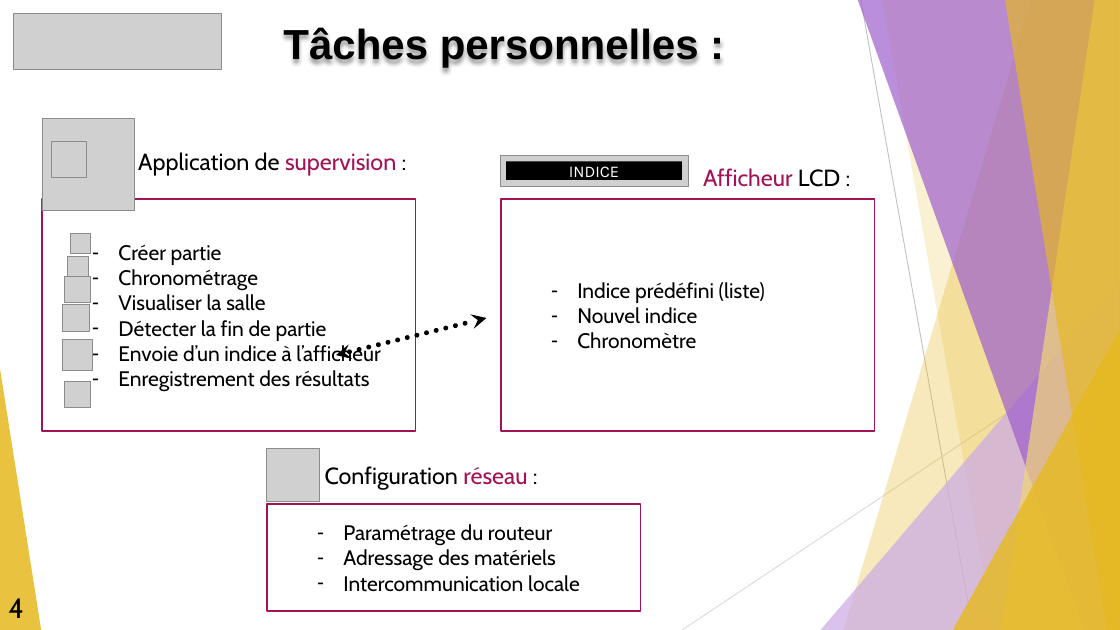
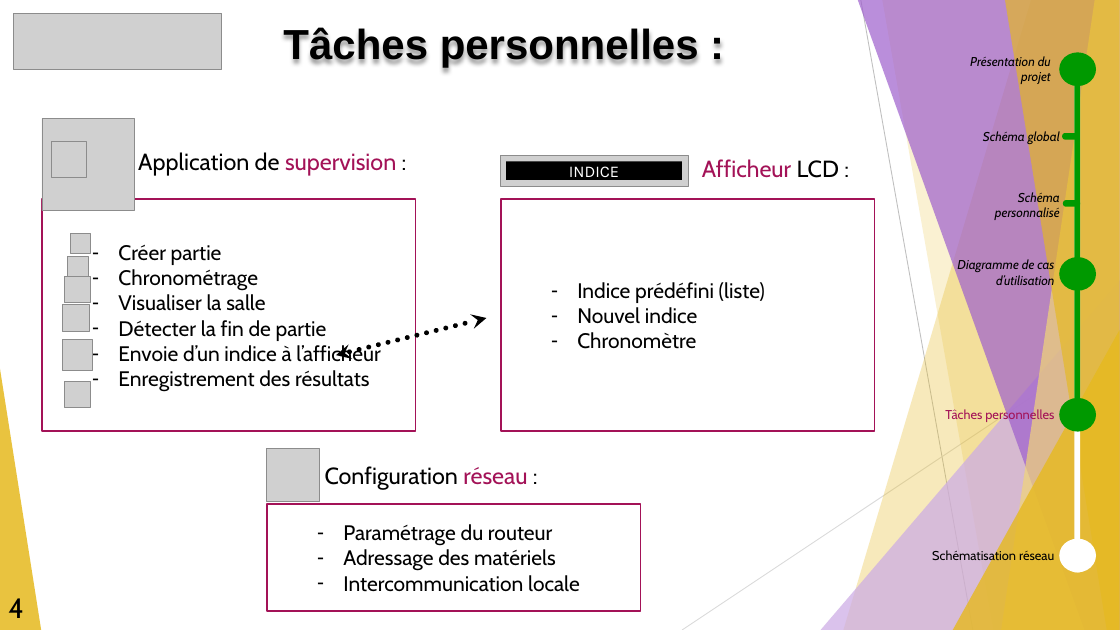
Before and after one commit to GuiguiMvn/Systeme-Escape-Game-Telethon, a slide deck: slide 6 of Nathan/Compte-rendus/REVUE-R1-GUIGAND-SFL6.pptx (slide 5 before the commit). Drawn at 1120x630 pixels with LibreOffice and Linux fonts; fonts in the diff are those of the drawing; grey boxes stand for pictures. Boxes give left, top, right and bottom in pixels: in the first picture for what was removed or moved away, otherwise in the second. Text is boxed around its words. In the diff, an @@ line names an element or a change of style, - is before the commit and + after.

```diff
--- a/Nathan/Compte-rendus/REVUE-R1-GUIGAND-SFL6.pptx
+++ b/Nathan/Compte-rendus/REVUE-R1-GUIGAND-SFL6.pptx
@@ text added at (x1=970, y1=55, x2=1051, y2=84), 11 pt, text #000000, italic @@
+Présentation du projet
@@ ellipse added at (x1=1060, y1=52, x2=1096, y2=86), fill #009900 @@
@@ rectangle added at (x1=1075, y1=58, x2=1081, y2=427), fill #009900 @@
@@ rectangle added at (x1=1075, y1=61, x2=1081, y2=572), fill #FFFFFF @@
@@ text added at (x1=983, y1=131, x2=1060, y2=144), 11 pt, text #000000, italic @@
+Schéma global
@@ pill shape added at (x1=1062, y1=133, x2=1080, y2=139), fill #009900 @@
@@ text "Afficheur LCD :" moved from (x1=703, y1=168, x2=841, y2=187) to (x1=702, y1=159, x2=840, y2=178) @@
@@ text added at (x1=995, y1=191, x2=1060, y2=221), 11 pt, text #000000, italic @@
+Schéma personnalisé
@@ pill shape added at (x1=1063, y1=200, x2=1081, y2=207), fill #009900 @@
@@ text added at (x1=957, y1=259, x2=1054, y2=289), 11 pt, text #000000, italic @@
+Diagramme de cas d’utilisation
@@ ellipse added at (x1=1060, y1=257, x2=1096, y2=291), fill #009900 @@
@@ text added at (x1=945, y1=408, x2=1054, y2=423), 11 pt, text #A31257 @@
+Tâches personnelles
@@ ellipse added at (x1=1060, y1=398, x2=1096, y2=432), fill #009900 @@
@@ ellipse added at (x1=1060, y1=539, x2=1096, y2=572), fill #FFFFFF @@
@@ text added at (x1=932, y1=549, x2=1054, y2=564), 11 pt, text #000000 @@
+Schématisation réseau
```
Also in this commit, not shown: 4 other slides changed, 1 slide added.
